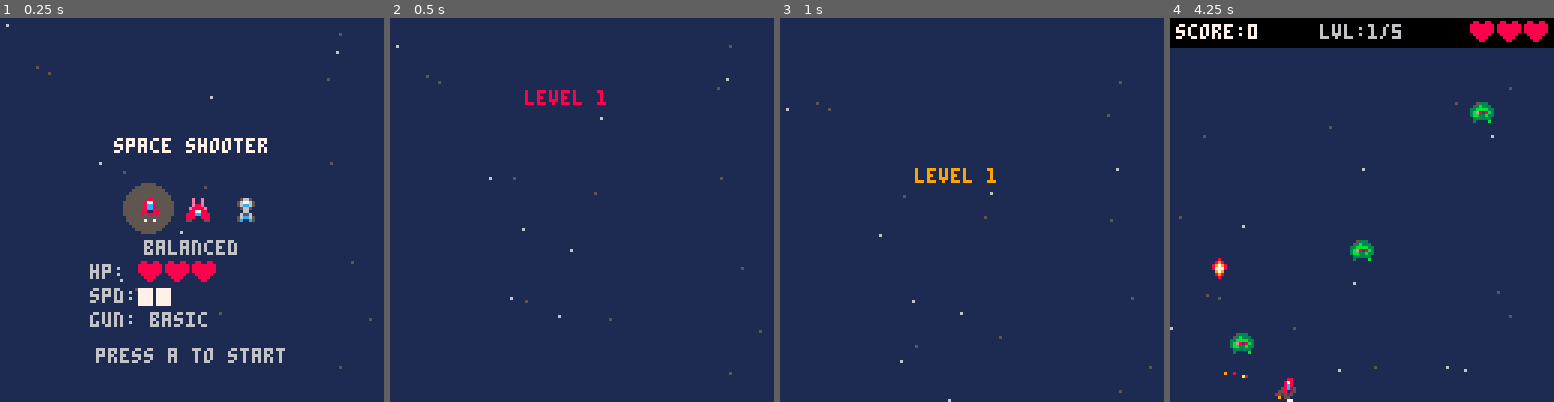
Above: before the commit, frames 1-4 (left to right).
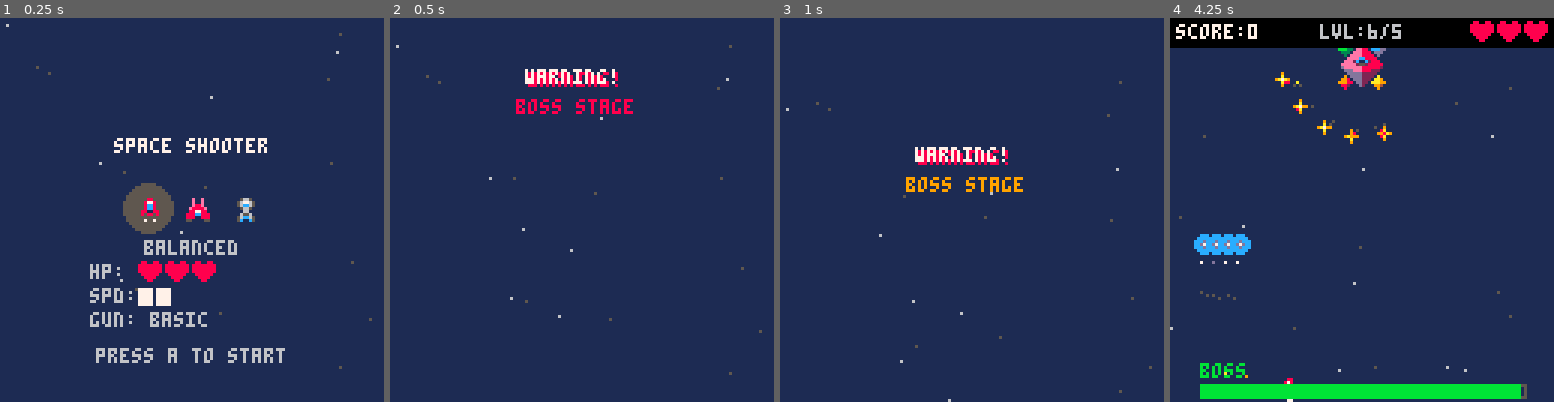
Above: after the commit, the same moments.

Repository: smithjustinn84-netizen/pico8-space-shooter
Game: PICO-8 cartridge space.p8
The game is run twice, just before and just after one commit, with the same random seed, the same clock (stepped at 60 frames per second) and the same inputs.
Inputs:
- Up to frame 1 (0.25 s): no input
- Up to frame 2 (0.5 s): tap X (X key) at 0.33 s
- Up to frame 3 (1 s): tap O (Z key) at 0.7 s
- Up to frame 4 (4.25 s): tap X (X key) at 1.07, 1.85, 2.97, 4.08 s; hold Right 1.6-2.1 s; tap O (Z key) every 0.4 s from 1.7 to 4.1 s; hold Up 2.15-2.42 s; hold Right 2.47-3.03 s; hold Left 3.08-3.58 s; hold Down 3.63-3.97 s; hold Right from 4.02 s (still down)

Frame 1 is identical in both runs. In frame 2, 1.6% of the frame differs, in the area x 32-64%, y 13-25%; in frame 3, 1.6%; in frame 4, 6.6%, in the area x 6-93%, y 1-100%.

Commit message:
feat: implement boss armor mechanics and add a DEBUG_BOSS skip toggle

Diff:
--- a/space.p8
+++ b/space.p8
@@ -4,6 +4,8 @@
 -- tab 0: core logic
 
 MAX_LEVEL = 5
+-- debug: skip to boss with plasma lv3 (set false to disable)
+DEBUG_BOSS = true
 
 level_waves = {
   {
@@ -185,6 +187,12 @@
     init_player()
     shake_t, shake_mag, hit_flash_t, death_flash_t, death_timer, stage_completing, boss_spawned, boss_ent, current_wave, wave_spawned, hit_stop_t, reached_hi_score_this_run = 0, 0, 0, 0, 0, false, false, nil, 1, false, 0, false
     spawn_queue = {}
+    -- debug: jump straight to boss stage with plasma fully upgraded
+    if DEBUG_BOSS then
+      level = MAX_LEVEL + 1
+      p.weapon = "plasma"
+      p.weapon_lv = 3
+    end
   end,
   update = function()
     update_stars()
@@ -1037,6 +1045,7 @@
       e.t = 0
       e.attack_t = 0
       e.combat_phase = 1
+      e.armor = 1
       e.shoot_t = 60
       boss_ent = e
     end,
@@ -1044,6 +1053,7 @@
       -- stage transitions: shake, flash, clear bullets, brief pause
       if e.combat_phase < 2 and e.hp <= 100 then
         e.combat_phase = 2
+        e.armor = 1
         shake_screen(4, 15)
         e.flash = 8
         for eb in all(ebullets) do eb.dead = true end
@@ -1052,6 +1062,7 @@
       end
       if e.combat_phase < 3 and e.hp <= 50 then
         e.combat_phase = 3
+        e.armor = 0
         shake_screen(6, 20)
         e.flash = 8
         for eb in all(ebullets) do eb.dead = true end
@@ -1082,17 +1093,6 @@
     draw_fn = function(en)
       -- handle flash here: draw_flash() uses 8x8 spr, wrong for 16x16 boss
       local do_flash = en.flash and en.flash > 0
-      local cx, cy = en.x + 8, en.y + 8
-      -- aura drawn first so the sprite sits on top
-      if not do_flash then
-        if en.combat_phase == 1 then
-          -- calm cyan halo
-          circ(cx, cy, 11 + flr(sin(t()) * 1.5), 12)
-        elseif en.combat_phase == 3 then
-          -- inferno red pulse
-          circ(cx, cy, 11 + flr(sin(t() * 4) * 2), 8)
-        end
-      end
       -- palette swaps per phase: shift body colors to phase signature
       if do_flash then
         for c = 0, 15 do
@@ -1539,6 +1539,7 @@
       for b in all(bullets) do
         if not b.dead and collide(en, b) then
           local dmg = b.dmg or 1
+          if en.armor then dmg = max(1, dmg - en.armor) end
           if not b.pierce then b.dead = true end
           if en.hp and en.hp > dmg then
             en.hp -= dmg
